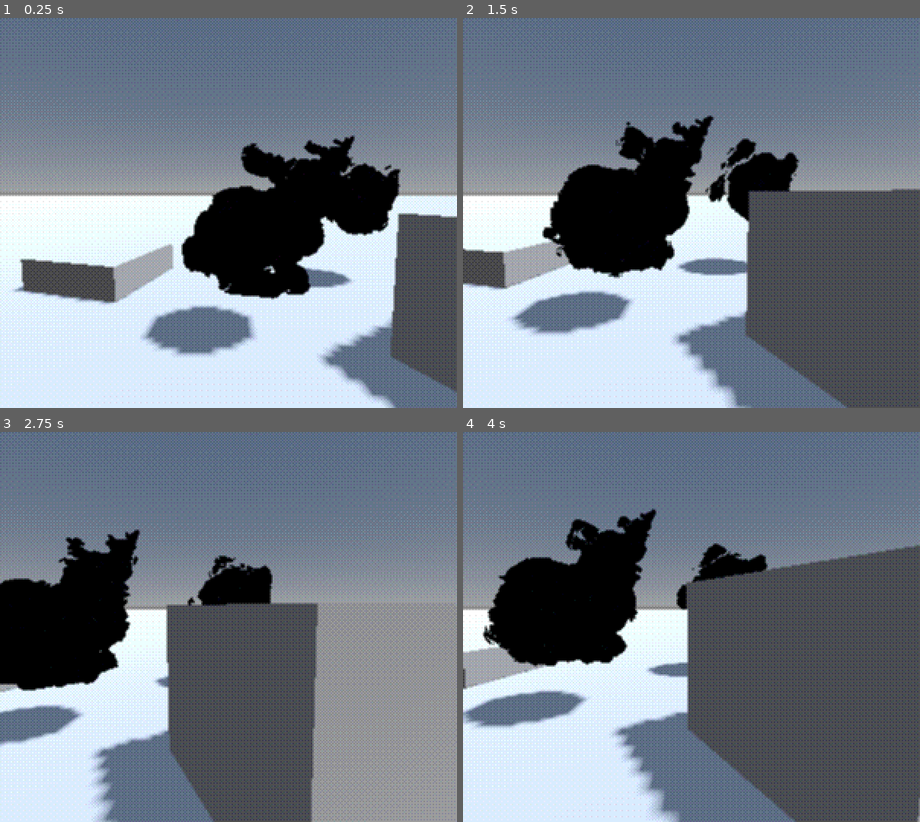
Above: before the commit, frames 1-4 (two rows, left to right).
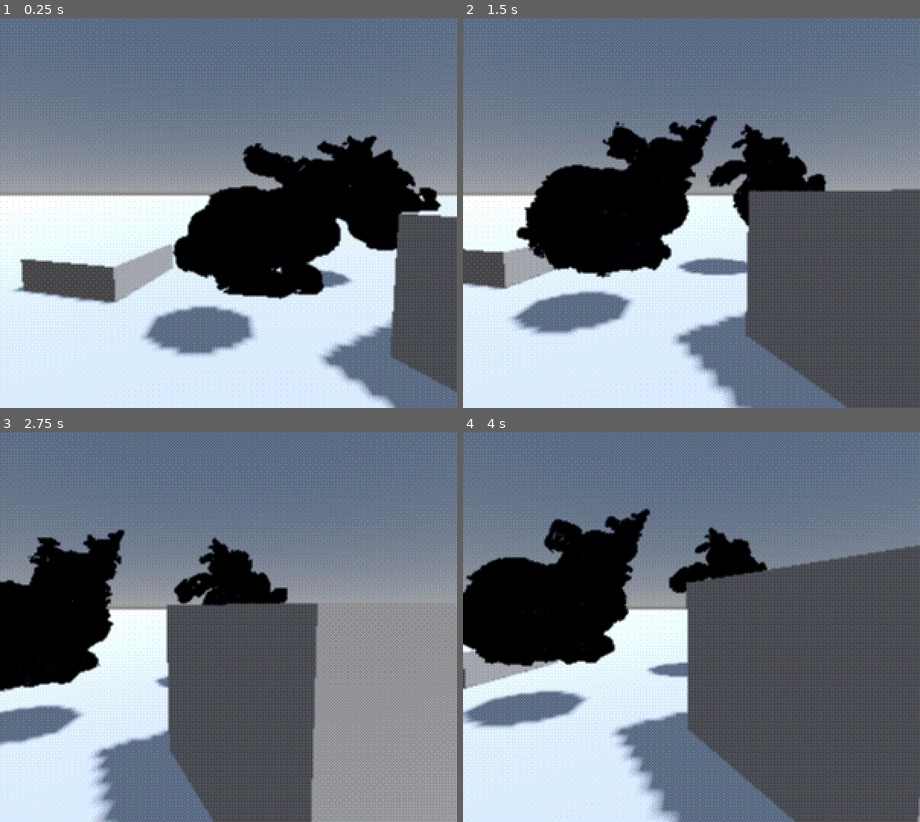
Above: after the commit, the same moments.

Repository: kiwijuice56/gd-fractals
Game: Godot game, scene res://main.tscn
Two runs of this game, one before a commit and one after it. Both use one fixed random seed, a clock stepped at 60 frames per second and the inputs below.
Inputs (mouse positions are in pixels of both pictures, inside the frame that each line leads up to):
- Up to frame 1 (0.25 s): no input
- Up to frame 2 (1.5 s): tap Enter at 0.5 s; move the mouse to (792, 193) at 0.52 s; hold D 0.53-1.25 s; tap Q at 0.6 s; click (792, 193) at 0.67 s; drag from (600, 232) to (668, 291) at 1.27 s
- Up to frame 3 (2.75 s): move the mouse to (274, 541) at 2.02 s; hold D from 2.03 s (still down); tap Shift at 2.1 s
- Up to frame 4 (4 s): release D at 2.75 s; drag from (668, 705) to (554, 568) at 2.77 s; move the mouse to (828, 685) at 3.52 s; hold A from 3.53 s (still down); tap Q at 3.6 s

The runs differ from the first frame. In frame 1, 4.1% of the frame differs, in the area x 37-97%, y 30-73%; in frame 2, 4.6%; in frame 3, 4.6%; in frame 4, 5.3%, in the area x 0-67%, y 19-61%.

Commit message:
Fixed transforms, bounding sphere

Diff:
--- a/examples/bunny_scene.tscn
+++ b/examples/bunny_scene.tscn
@@ -35,6 +35,7 @@
 shader_parameter/normal_sample_length = 0.003
 shader_parameter/march_proportion = 0.2000000095
 shader_parameter/runaway_threshold = 4.0
+shader_parameter/bounding_radius = 1.0
 shader_parameter/fractal_iterations = 5
 shader_parameter/color_center_point = Vector3(0.705, -0.25, 0.765)
 shader_parameter/color_balance = 0.50000002375
@@ -60,7 +61,6 @@
 shader_parameter/shadow_softness = 0.5430000257925
 shader_parameter/clear_color = Color(0, 0, 0, 0)
 shader_parameter/_fov = 70.01
-shader_parameter/_cam_mat = Basis(-0.82017076, -0.23818125, -0.5201823, 0, 0.90922076, -0.41631433, 0.5721188, -0.3414488, -0.7457163)
 
 [sub_resource type="SphereMesh" id="SphereMesh_pefpt"]
 radius = 0.3
--- a/rendering/raymarcher.gdshader
+++ b/rendering/raymarcher.gdshader
@@ -1,7 +1,6 @@
 shader_type spatial;
 render_mode unshaded, depth_prepass_alpha;
 
-const float SAFE_MARCH_THRESHOLD = 1.0;
 const float MAX_DISTANCE = 10000.0;
 const float SMOOTH_UNION_MULTIPLIER = 4.0;
 const float BOUNCE_EPSILON_MULTIPLIER = 4.0;
@@ -14,6 +13,7 @@
 uniform float normal_sample_length = 32.0e-3; // How far along a collided surface to move when sampling for a normal vector
 uniform float march_proportion : hint_range(0.0, 1.0) = 0.5; // How far a ray marches along the given distance (lower is safer)
 uniform float runaway_threshold = 8.0; // Distance where a ray is considered far enough to stop iteration
+uniform float bounding_radius = 2.0;
 
 group_uniforms fractal;
 uniform int fractal_iterations = 4; // Max iterations of the fractal algoritms
@@ -58,10 +58,6 @@
 // Updated automatically by script to match real camera and object
 group_uniforms internal;
 uniform float _fov = 86.0;
-uniform mat3 _cam_mat = mat3(0.0); // Camera basis matrix
-instance uniform vec3 _position = vec3(0.0);
-instance uniform float _scale = 1.0;
-instance uniform vec3 _rotation;
 
 void vertex() {
 	// Make the rendering plane a billboard
@@ -71,27 +67,6 @@
 			MAIN_CAM_INV_VIEW_MATRIX[2],
 			MODEL_MATRIX[3]);
 	MODELVIEW_NORMAL_MATRIX = mat3(MODELVIEW_MATRIX);
-}
-
-/* Rotation functions */
-
-mat3 rotation_x(float angle) {
-	float s = sin(angle); float c = cos(angle);
-	return mat3(vec3(1.0, 0.0, 0.0), vec3(0.0, c, -s), vec3(0.0, s, c));
-}
-
-mat3 rotation_y(float angle) {
-	float s = sin(angle); float c = cos(angle);
-	return mat3(vec3(c, 0.0, s), vec3(0.0, 1.0, 0.0), vec3(-s, 0.0, c));
-}
-
-mat3 rotation_z(float angle) {
-	float s = sin(angle); float c = cos(angle);
-	return mat3(vec3(c, -s, 0.0), vec3(s, c, 0.0), vec3(0.0, 0.0, 1.0));
-}
-
-vec3 rotate_xyz(vec3 p, vec3 angles) {
-	return rotation_z(angles.z) * rotation_y(angles.y) * rotation_x(angles.x) * p;
 }
 
 /* Helper distance estimates */
@@ -191,14 +166,9 @@
 }
 
 float world_DE(vec3 p, inout int collider_id, inout vec3 collision_info) {
-	p -= _position;
-	p = rotate_xyz(p, _rotation);
-	p /= _scale;
-
 	collider_id = 1;
 	collision_info = vec3(1.0, MAX_DISTANCE, 0.0);
-
-	return _scale * mesh_fractal_DE(p, collision_info);
+	return mesh_fractal_DE(p, collision_info);
 }
 
 int march(inout vec3 ray_pos, vec3 ray_dir, inout int id, inout vec3 collision_info) {
@@ -207,7 +177,7 @@
 		float dist = abs(world_DE(ray_pos, id, collision_info));
 		collision_info.g = min(collision_info.g, dist);
 
-		ray_pos += ray_dir * dist * (distance(ray_pos, _position) > SAFE_MARCH_THRESHOLD ? 1.0 : march_proportion);
+		ray_pos += ray_dir * dist * march_proportion;
 
 		if (dist > runaway_threshold) {
 			iter = max_iter;
@@ -220,6 +190,17 @@
 	}
 	return iter;
 }
+
+float intersect_sphere(vec3 ray_pos, vec3 ray_dir, float radius) {
+	float b = dot(ray_pos, ray_dir);
+	float c = dot(ray_pos, ray_pos) - radius * radius;
+	float h = b * b - c;
+
+	if (h < 0.0) return -1.0;
+
+	return -b - sqrt(h);
+}
+
 
 vec3 get_normal(vec3 ray_pos) {
 	int _id; vec3 _garbage;
@@ -242,75 +223,91 @@
 	Material fractal_material = Material(0.25, 0.5, 5.0, 0.95, vec4(0.5, 0.2, 0.5, 1.0));
 	Material mesh_material    = Material(0.25, 0.7, 5.0, 0.95, vec4(0.5, 0.2, 0.1, 1.0));
 
-	// Take the pixel position (UV) and convert it into a ray based on the camera's orientation
+	// Take the pixel position (UV) and convert it into a ray based on the camera's orientation and node transform
 	vec3 ray_pos = CAMERA_POSITION_WORLD;
 	vec2 uv = SCREEN_UV;
 	float aspect_ratio = VIEWPORT_SIZE.x / VIEWPORT_SIZE.y;
-	float px = aspect_ratio * (2.0 * uv.x - 1.0) * tan(_fov * PI / 360.0);
+	float fov = atan(-1.0 / PROJECTION_MATRIX[1][1]);
+	float px = aspect_ratio * (2.0 * uv.x - 1.0) * fov;
 	float py = (1.0 - 2.0 * uv.y) * tan(_fov * PI / 360.0);
 	vec3 ray_dir = vec3(px, py, -1);
-	ray_dir = _cam_mat * normalize(ray_dir);
-
-	// March through scene, bouncing at collisions to create reflections
-	vec4 pixel_color = clear_color;
-	float previous_reflectance = 1.0;
-	for (int i = 0; i < max_bounce; i++) {
-		// Find contact point and object
-		int collider_id;
-		vec3 collision_info = vec3(1.0, MAX_DISTANCE, 0.0);
-		int iter = march(ray_pos, ray_dir, collider_id, collision_info);
-
-		if (iter == max_iter) {
-			pixel_color += clear_color * previous_reflectance;
-			break;
-		}
-
-		Material surface_material;
-		if (collider_id == 0) {
-			surface_material = fractal_material;
-		} else if (collider_id == 1) {
-			surface_material = mesh_material;
-		}
-
-		vec3 normal = -get_normal(ray_pos);
-
-		// Shadow raymarching
-		float shadow_occlusion = 1.0;
-		if (real_shadows_enabled) {
-			vec3 old_ray = ray_pos;
-			int shadow_collider_id;
-			vec3 shadow_collision_info = vec3(1.0, MAX_DISTANCE, 0.0);
-			ray_pos -= light_direction * collision_threshold * SHADOW_EPSILON_MULTIPLIER;
-			int shadow_iter = march(ray_pos, -light_direction, shadow_collider_id, shadow_collision_info);
-			shadow_occlusion = (1.0 - real_shadow_darkness) + real_shadow_darkness * pow(float(shadow_iter) / float(max_iter), 0.5);
-			ray_pos = old_ray;
-		}
-		// Reflect the ray for future bounces
-		ray_dir = ray_dir - 2.0 * dot(ray_dir, normal) * normal;
-		ray_pos += ray_dir * collision_threshold * SHADOW_EPSILON_MULTIPLIER;
-		// Albedo (slightly hacky, changes based on what fractal/DE is being rendered)
-		float fractal_mix = abs(fract(4.0 * collision_info.r));
-		vec4 hit_color = vec4(0.6, 0.0, 0.5, 1.0) * fractal_mix + vec4(0.0, 0.3, 0.2, 1.0) * (1.0 - fractal_mix);
-		// Ambient occlusion
-		float aa = float(iter) / float(max_iter);
-		hit_color.rgb = clear_color.rgb * aa + (1.0 - aa) * hit_color.rgb;
-
-		// Shadows based on normal only
-		float normal_shadow = ((1.0 - fake_shadow_darkness) + fake_shadow_darkness * pow(max(0.0, specular_ratio * dot(normal, -normalize(light_direction))), shadow_softness));
-		hit_color *= vec4(pow(normal_shadow, shadow_absorption.r), pow(normal_shadow, shadow_absorption.g), normal_shadow, shadow_absorption.b);
-
-		// Shadows based on geometry
-		hit_color *= vec4(pow(shadow_occlusion, shadow_absorption.r), pow(shadow_occlusion, shadow_absorption.g), shadow_occlusion, shadow_absorption.b);
-
-		// Specular highlights
-		float specular = clamp(dot(-normalize(light_direction), ray_dir), 0.0, 1.0);
-		float specular_power = pow(base_smoothness * (surface_material.roughness - 1.0), 2.0);
-		hit_color += specular_ratio * vec4(specular_color.rgb, 1.0) * vec4(surface_material.specular_alpha) * pow(specular, specular_power);
-
-		// Mix reflections
-		pixel_color += hit_color * previous_reflectance;
-		previous_reflectance = surface_material.reflectivity;
-	}
-	ALBEDO.rgb = clamp(pixel_color.rgb, vec3(0.0), vec3(1.0));
-	ALPHA = pixel_color.a;
-}
+	ray_dir = (INV_VIEW_MATRIX * vec4(normalize(ray_dir), 0.0)).xyz;
+	ray_dir = normalize(inverse(MODEL_MATRIX) * vec4(ray_dir, 0.0)).xyz;
+	ray_pos = (inverse(MODEL_MATRIX) * vec4(ray_pos, 1.0)).xyz;
+
+	float t = intersect_sphere(ray_pos, ray_dir, bounding_radius);
+	bool inside_bound = length(ray_pos) < bounding_radius;
+
+	if (inside_bound || t > 0.0) {
+		// Project to outside of bounding sphere to reduce wasted marches far away
+		if (!inside_bound) {
+			ray_pos = ray_pos + ray_dir * t;
+		}
+
+		// March through scene, bouncing at collisions to create reflections
+		vec4 pixel_color = clear_color;
+		float previous_reflectance = 1.0;
+		for (int i = 0; i < max_bounce; i++) {
+			// Find contact point and object
+			int collider_id;
+			vec3 collision_info = vec3(1.0, MAX_DISTANCE, 0.0);
+			int iter = march(ray_pos, ray_dir, collider_id, collision_info);
+
+			if (iter == max_iter) {
+				pixel_color += clear_color * previous_reflectance;
+				break;
+			}
+
+			Material surface_material;
+			if (collider_id == 0) {
+				surface_material = fractal_material;
+			} else if (collider_id == 1) {
+				surface_material = mesh_material;
+			}
+
+			vec3 normal = -get_normal(ray_pos);
+
+			// Shadow raymarching
+			float shadow_occlusion = 1.0;
+			if (real_shadows_enabled) {
+				vec3 old_ray = ray_pos;
+				int shadow_collider_id;
+				vec3 shadow_collision_info = vec3(1.0, MAX_DISTANCE, 0.0);
+				ray_pos -= light_direction * collision_threshold * SHADOW_EPSILON_MULTIPLIER;
+				int shadow_iter = march(ray_pos, -light_direction, shadow_collider_id, shadow_collision_info);
+				shadow_occlusion = (1.0 - real_shadow_darkness) + real_shadow_darkness * pow(float(shadow_iter) / float(max_iter), 0.5);
+				ray_pos = old_ray;
+			}
+			// Reflect the ray for future bounces
+			ray_dir = ray_dir - 2.0 * dot(ray_dir, normal) * normal;
+			ray_pos += ray_dir * collision_threshold * BOUNCE_EPSILON_MULTIPLIER;
+			// Albedo (slightly hacky, changes based on what fractal/DE is being rendered)
+			float fractal_mix = abs(fract(4.0 * collision_info.r));
+			vec4 hit_color = vec4(0.6, 0.0, 0.5, 1.0) * fractal_mix + vec4(0.0, 0.3, 0.2, 1.0) * (1.0 - fractal_mix);
+			// Ambient occlusion
+			float aa = float(iter) / float(max_iter);
+			hit_color.rgb = clear_color.rgb * aa + (1.0 - aa) * hit_color.rgb;
+
+			// Shadows based on normal only
+			float normal_shadow = ((1.0 - fake_shadow_darkness) + fake_shadow_darkness * pow(max(0.0, specular_ratio * dot(normal, -normalize(light_direction))), shadow_softness));
+			hit_color *= vec4(pow(normal_shadow, shadow_absorption.r), pow(normal_shadow, shadow_absorption.g), normal_shadow, shadow_absorption.b);
+
+			// Shadows based on geometry
+			hit_color *= vec4(pow(shadow_occlusion, shadow_absorption.r), pow(shadow_occlusion, shadow_absorption.g), shadow_occlusion, shadow_absorption.b);
+
+			// Specular highlights
+			float specular = clamp(dot(-normalize(light_direction), ray_dir), 0.0, 1.0);
+			float specular_power = pow(base_smoothness * (surface_material.roughness - 1.0), 2.0);
+			hit_color += specular_ratio * vec4(specular_color.rgb, 1.0) * vec4(surface_material.specular_alpha) * pow(specular, specular_power);
+
+			// Mix reflections
+			pixel_color += hit_color * previous_reflectance;
+			previous_reflectance = surface_material.reflectivity;
+		}
+		ALBEDO.rgb = clamp(pixel_color.rgb, vec3(0.0), vec3(1.0));
+		ALPHA = pixel_color.a;
+	} else {
+		ALBEDO = clear_color.rgb;
+		ALPHA = clear_color.a;
+	}
+}
